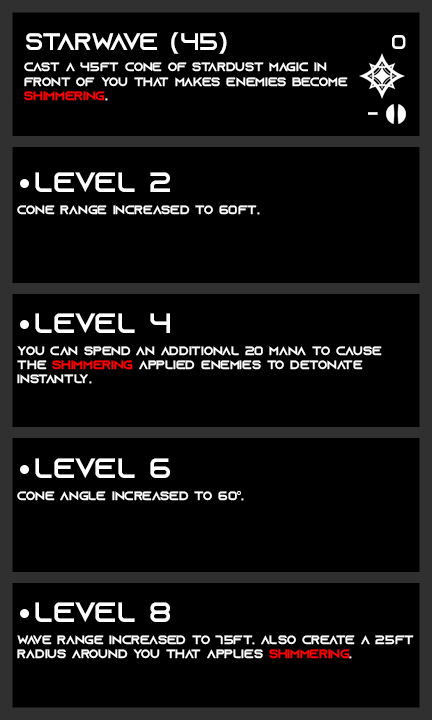
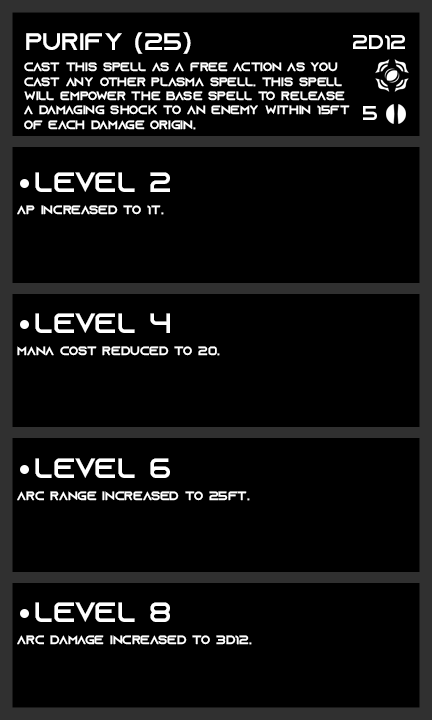
Before/after of a w=432, h=720 layered artwork. What changed in the layer stack:
painted on "AP" over [363, 106, 378, 120]
renamed "0" to "2d12", painted on it over [353, 35, 406, 50]
painted on "archetype" over [24, 62, 350, 130]
renamed "starwave (45)" to "purify (25)", painted on it over [26, 32, 227, 54]
showed "plasma", painted on it over [365, 59, 409, 94]
hid "stardust" over [359, 53, 405, 99]
renamed "cone range increased to 60ft." to "ap increased to 1t.", painted on it over [17, 205, 260, 215]
renamed "you can spend an additional 20 mana to cause the shimmering ap" to "mana cost reduced to 20.", painted on it over [17, 346, 382, 384]
renamed "cone angle increased to 60°." to "arc range increased to 25ft.", painted on it over [17, 491, 250, 501]
renamed "wave range increased to 75ft. also create a 25ft radius around" to "arc damage increased to 3d12.", painted on it over [17, 635, 414, 659]
